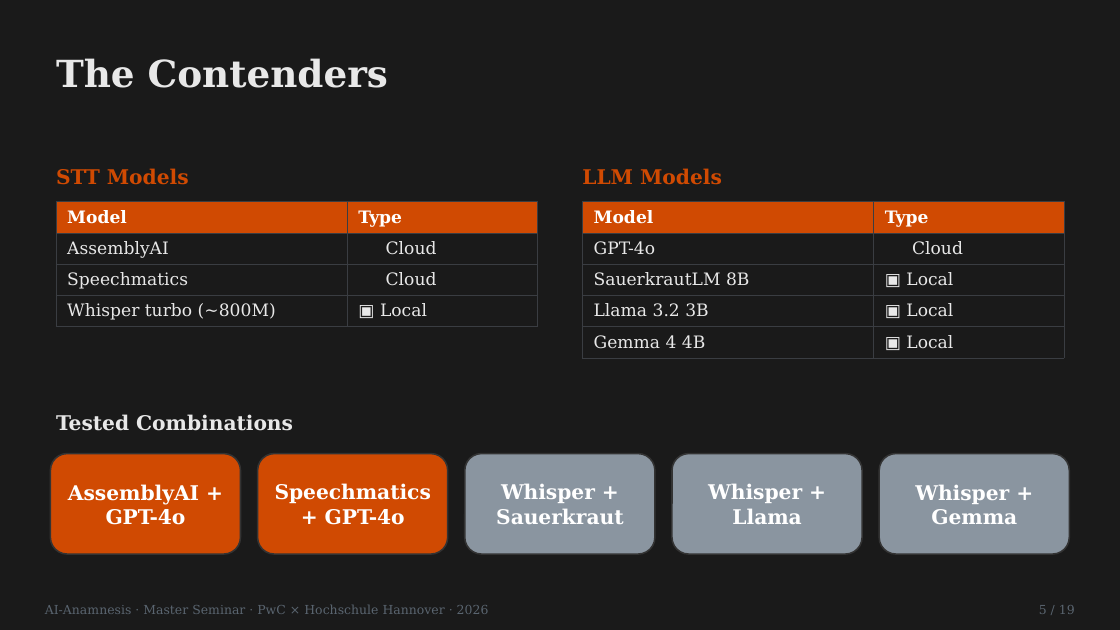
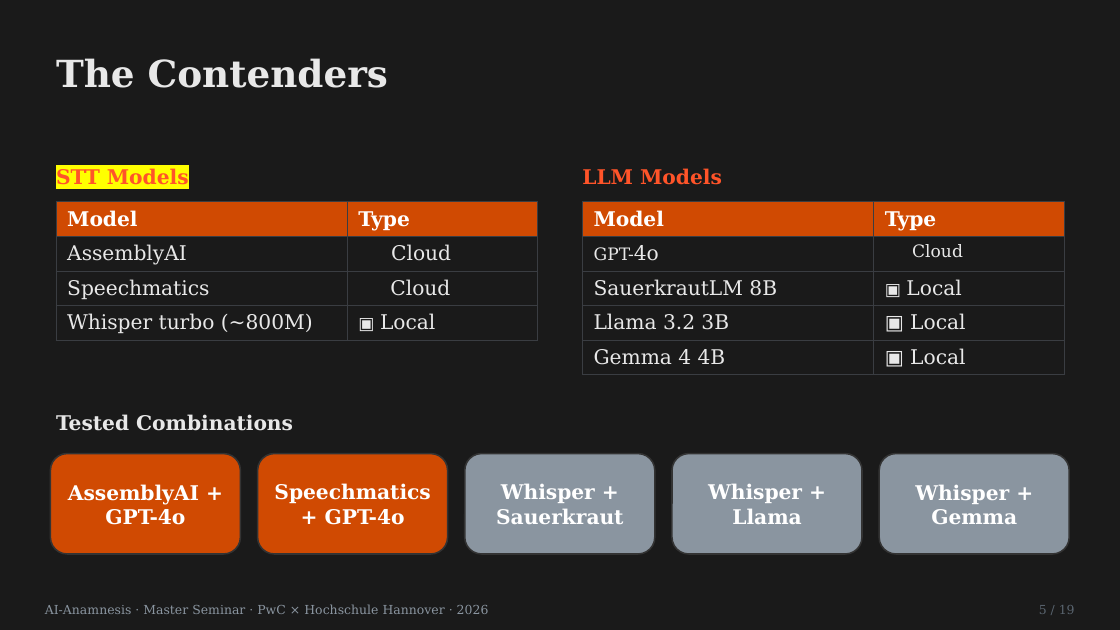
Before and after one commit to LeonardNid/Seminar_Anamnese, a slide deck: slide 6 of Präsi/AI_Anamnesis.pptx (slide 5 before the commit). Drawn at 1120x630 pixels with LibreOffice and Linux fonts; fonts in the diff are those of the drawing; background and template pictures are left out. Boxes give left, top, right and bottom in pixels: in the first picture for what was removed or moved away, otherwise in the second. Text is boxed around its words. In the diff, an @@ line names an element or a change of style, - is before the commit and + after.

```diff
--- a/Präsi/AI_Anamnesis.pptx
+++ b/Präsi/AI_Anamnesis.pptx
@@ text "STT Models" at (56,168,189,185): text colour #D04A02 to #FF5429, highlight none to #FFFF00 @@
@@ text "LLM Models" at (582,168,722,185): text colour #D04A02 to #FF5429 @@
@@ table at (56,202,538,344) @@
@@ size 11 to 13 pt @@
@@ table at (582,202,1064,380) @@
@@ size 11 to 13 pt in "Model", "Type", "GPT-4o", "SauerkrautLM 8B" and 5 more places @@
@@ text "AI-Anamnesis · Master Seminar · ..." at (45,604,489,614): text colour #5A6570 to #8A95A0 @@
```
Also in this commit, not shown: 19 other slides changed, 1 slide added, 1 other file.
